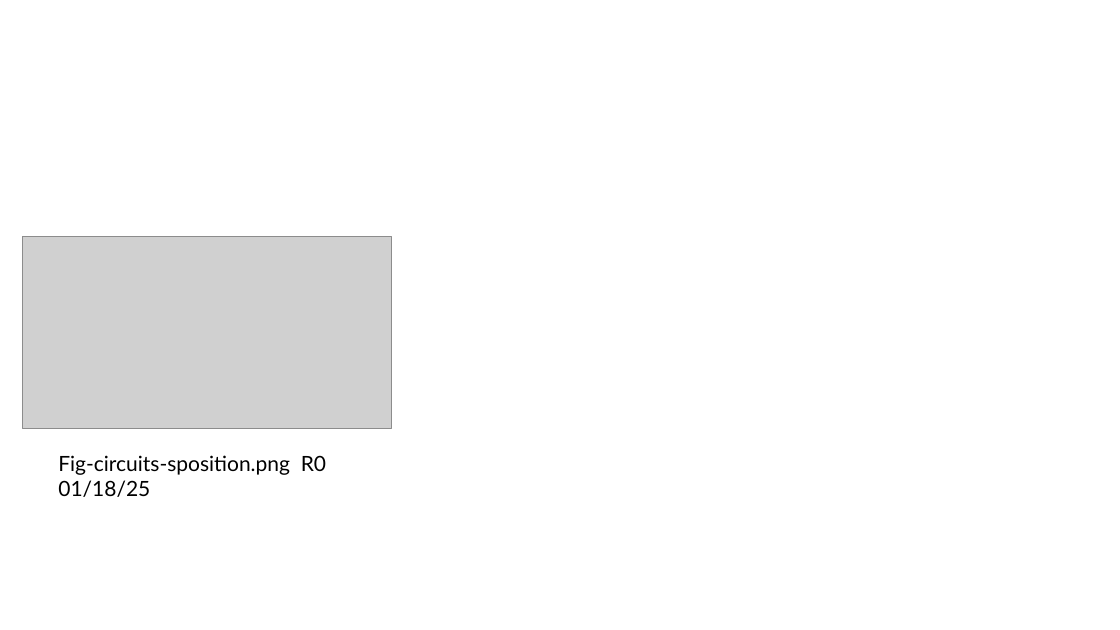
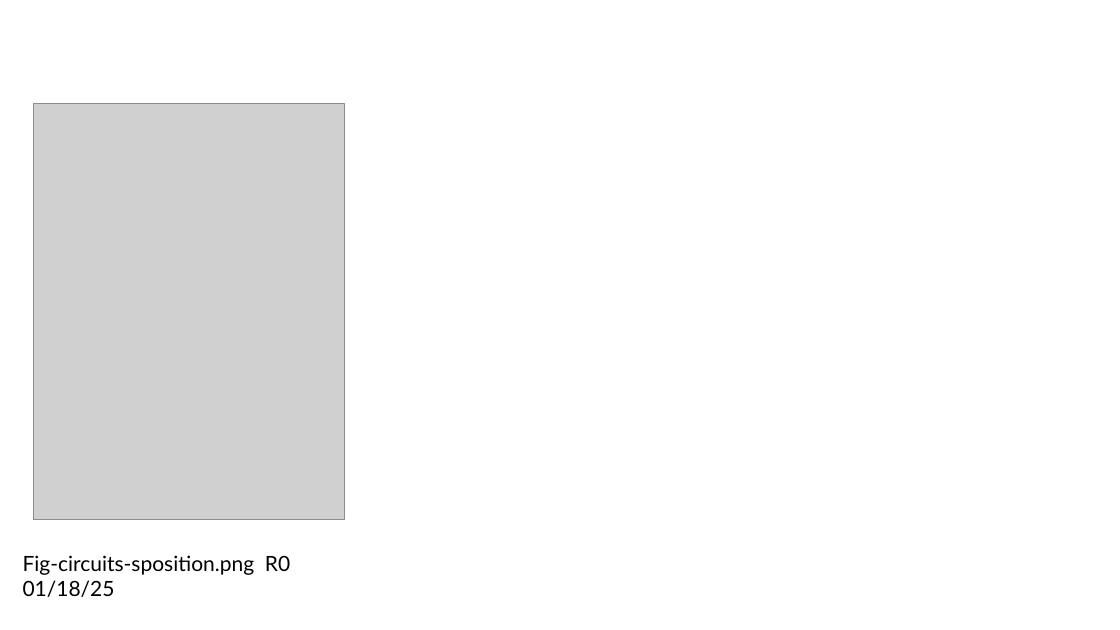
Before and after one commit to mixignal-press/ebook-ice1, a slide deck: slide 12 of figures/fig.pptx. Drawn at 1120x630 pixels with LibreOffice and Linux fonts; fonts in the diff are those of the drawing; grey boxes stand for pictures. Boxes give left, top, right and bottom in pixels: in the first picture for what was removed or moved away, otherwise in the second. Text is boxed around its words. In the diff, an @@ line names an element or a change of style, - is before the commit and + after.

```diff
--- a/figures/fig.pptx
+++ b/figures/fig.pptx
@@ picture added at (33, 104, 344, 520) @@
@@ picture removed at (23, 236, 392, 429) @@
@@ text "Fig-circuits-sposition.png R0 01/18/25": place and size @@
-text "Fig-circuits-sposition.png R0 01/18/25" at (58, 455, 326, 497)
+text "Fig-circuits-sposition.png R0 01/18/25" at (23, 555, 290, 597)
```
Also in this commit, not shown: 3 slides added, 2 other files.
